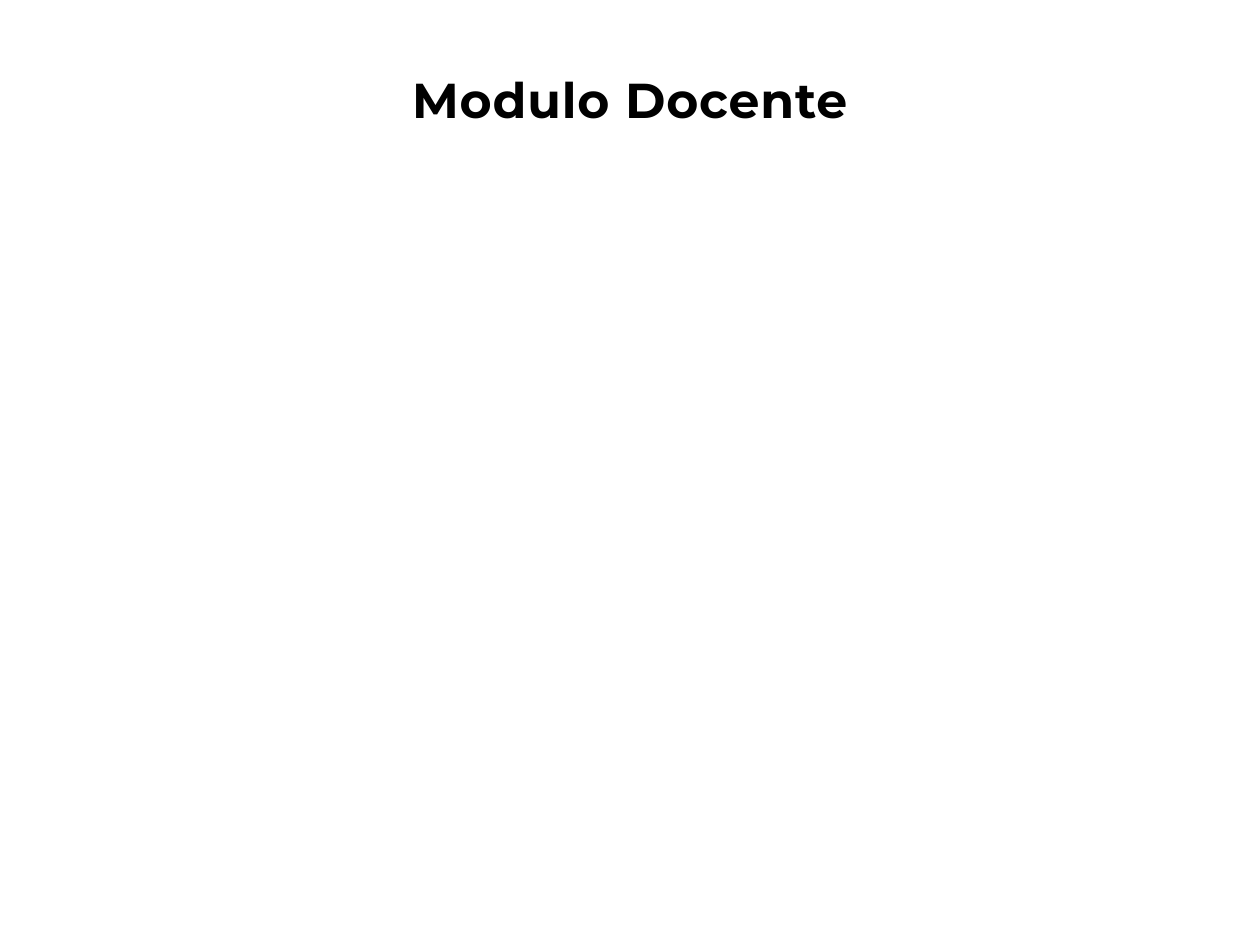
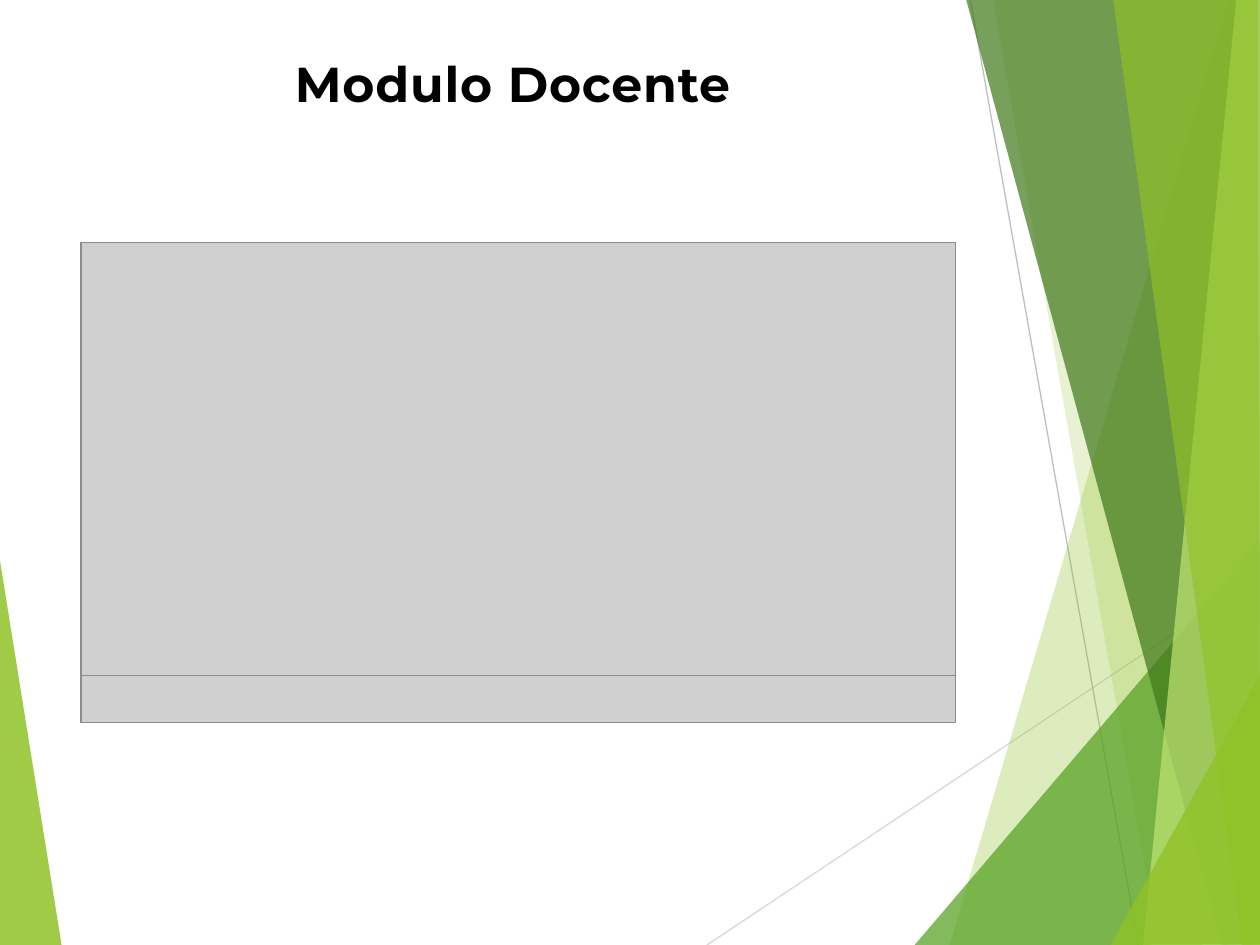
Before and after one commit to andy645jh/ProyectoGrado, a slide deck: slide 8 of extras/docs/rdc_presentacion.pptx. Drawn at 1260x945 pixels with LibreOffice and Linux fonts; fonts in the diff are those of the drawing; grey boxes stand for pictures. Boxes give left, top, right and bottom in pixels: in the first picture for what was removed or moved away, otherwise in the second. Text is boxed around its words. In the diff, an @@ line names an element or a change of style, - is before the commit and + after.

```diff
--- a/extras/docs/rdc_presentacion.pptx
+++ b/extras/docs/rdc_presentacion.pptx
@@ text "Modulo Docente": place and size @@
-text "Modulo Docente" at box(412, 81, 847, 119)
+text "Modulo Docente" at box(295, 65, 730, 103)
@@ picture added at box(81, 242, 955, 675) @@
@@ picture added at box(81, 675, 955, 722) @@
@@ group added at box(0, 0, 1260, 945): 8 freeform shapes, 2 lines @@
```
Also in this commit, not shown: 8 other slides changed, 9 slides added, 5 slides removed.
